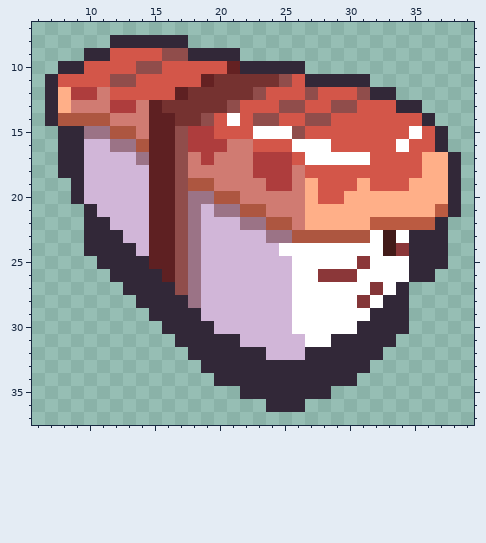
Pixel-art sprite: res/UI/CharacterSelect/Thumb09.png. This is how it looked before the edit.
The file is 44x44 pixels. Colours within 5 levels of each other are drawn and written as one. Shown: x 6..39, y 7..37.
After:
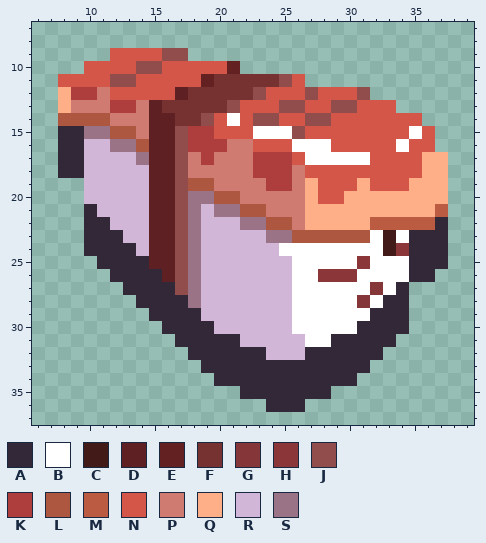
Palette (. is transparent): A #322838  B #ffffff  C #421b19  D #5e2022  E #642122  F #753230  G #843638  H #8b3739  J #904d4b  K #ae3d3d  L #ad5640  M #bb5b41  N #d35649  P #d07b72  Q #ffaf88  R #d1b6d8  S #9b7386
The exact change:
y 8: x 12..17 AAAAAA -> ......
y 9: x 10..11 AA -> ..; x 18..21 AAAA -> ....
y 10: x 8..9 AA -> ..; x 22..26 AAAAA -> .....
y 11: x 7 A -> .; x 27..31 AAAAA -> .....
y 12: x 7 A -> .; x 32..33 AA -> ..
y 13: x 7 A -> .; x 34..35 AA -> ..
y 14: x 7 A -> .; x 36 A -> .
y 15..16: x 37 A -> .
y 17..18: x 38 A -> .
y 19..20: x 9 A -> .; x 38 A -> .
y 21: x 38 A -> .
Pixel boxes of the changes (left, top, right, bottom) in both pictures:
erased: (45, 35, 461, 217)
